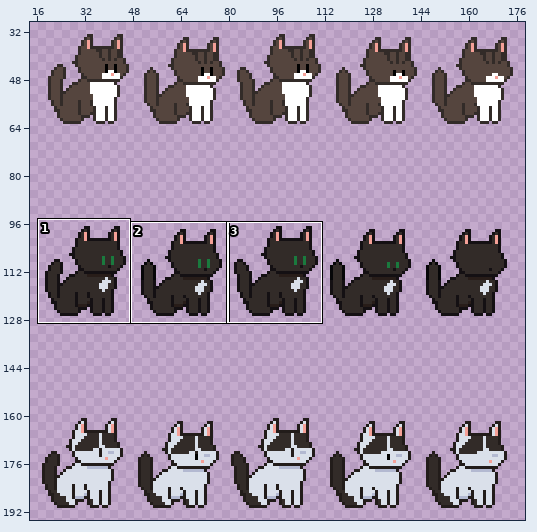
File history of a sprite sheet, Assets/Cats/SpriteSheet.png. The picture above shows the old version from afar; the outline marks the close-up.
Close-up. The starting point:
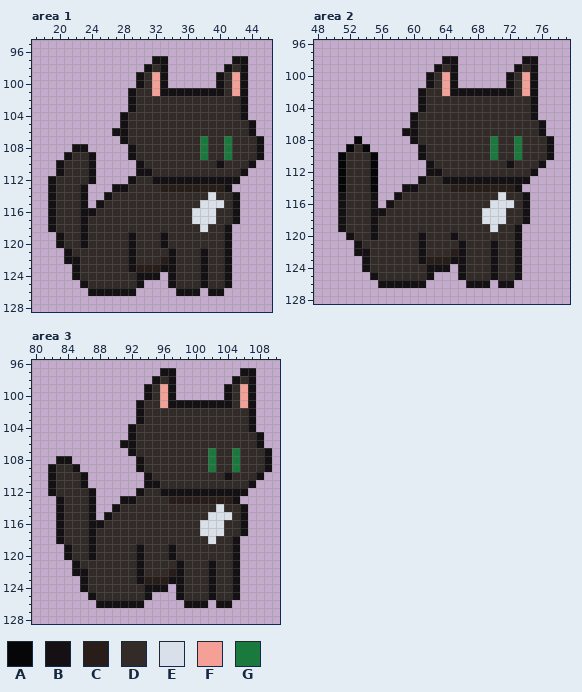
The file is 320x320 pixels. Shown: area 1: x 17..46, y 95..128; area 2: x 48..79, y 96..128; area 3: x 80..110, y 96..128. The wide view leaves out empty margins. The commit also changed other parts of the picture, which this record leaves out.
Palette (. is transparent): A #060608  B #141013  C #281d19  D #322b28  E #dae0ea  F #f5a097  G #1a7a3e
Pixels before, area 1, first column x 19:
 97 .............BB........BB..
 98 ............BDB.......BDB..
 99 ...........BDFB......BDFB..
100 ...........BDFB......BDFB..
101 ..........BDDFBBBBBBBBDFB..
102 ..........BDDDDDDDDDDDDDB..
103 ..........BDDDDDDDDDDDDDB..
104 .........BDDDDDDDDDDDDDDB..
105 .........BDDDDDDDDDDDDDDDB.
106 ........BBDDDDDDDDDDDDDDDB.
107 .........BDDDDDDDDDGDDGDDDB
108 ...BB.....BDDDDDDDDGDDGDDDB
109 ..BDDB....BDDDDDDDDGDDGDDDB
110 .BDDDB.....BDDDDDDDDDBDDDB.
111 .BDDDB.....BBDDDDDDDDDDDB..
112 BDDDDB....BDDBBBBBBBBBBB...
113 BDDDB...BBDDDDCCCCCCCCB....
114 BDDDB..BDDDDDDDDDDDDEDDB...
115 BDDDB.BDDDDDDDDDDDDEEEDB...
116 BDDDBBDDDDDDDDDDDDEEEDDB...
117 BDDDBDDDDDDDDDDDDDEEEDDB...
118 BDDDBDDDDDDDDDDDDDDEDDB....
119 .BDDBDDDDDBDDDBDDDDDDDB....
120 .BDDBDDDDDBDDDBDDDDDDDB....
121 ..BDDDDDDDBDDDDBDDDBDDB....
122 ..BBDDDDDDBDDDCBDDDBDDB....
123 ...BDDDDDDBCCCBBDDDBDDB....
124 ...BDDDDDDDBBB.BDDDBDDB....
125 ....BDDDDDDB...BDDDBDDB....
126 .....BBBBBB.....BBB.BB.....
Pixels before, area 2, first column x 51:
 98 .............BB........BB..
 99 ............BDB.......BDB..
100 ...........BDFB......BDFB..
101 ...........BDFB......BDFB..
102 ..........BDDFBBBBBBBBDFB..
103 ..........BDDDDDDDDDDDDDB..
104 ..........BDDDDDDDDDDDDDB..
105 .........BDDDDDDDDDDDDDDB..
106 .........BDDDDDDDDDDDDDDDB.
107 ........BBDDDDDDDDDDDDDDDB.
108 ..A......BDDDDDDDDDGDDGDDDB
109 .ADA......BDDDDDDDDGDDGDDDB
110 ADDDA.....BDDDDDDDDGDDGDDDB
111 ADDDA......BDDDDDDDDDBDDDB.
112 ADDDA......BBDDDDDDDDDDDB..
113 ADDDA.....BDDBBBBBBBBBBB...
114 ADDDA...BBDDDDCCCCCCCCB....
115 BDDDB..BDDDDDDDDDDDDEDDB...
116 BDDDB.BDDDDDDDDDDDDEEEDB...
117 BDDDBBDDDDDDDDDDDDEEEDDB...
118 BDDDBDDDDDDDDDDDDDEEEDDB...
119 BDDDBDDDDDDDDDDDDDDEDDB....
120 .BDDBDDDDDBDDDBDDDDDDDB....
121 ..BDDDDDDDBDDDDBDDDBDDB....
122 ..BBDDDDDDBDDDCBDDDBDDB....
123 ...BDDDDDDBCCCBBDDDBDDB....
124 ...BDDDDDDDBBB.BDDDBDDB....
125 ....BDDDDDDB...BDDDBDDB....
126 .....BBBBBB.....BBB.BB.....
Pixels before, area 3, first column x 82:
 97 ..............BB........BB..
 98 .............BDB.......BDB..
 99 ............BDFB......BDFB..
100 ............BDFB......BDFB..
101 ...........BDDFBBBBBBBBDFB..
102 ...........BDDDDDDDDDDDDDB..
103 ...........BDDDDDDDDDDDDDB..
104 ..........BDDDDDDDDDDDDDDB..
105 ..........BDDDDDDDDDDDDDDDB.
106 .........BBDDDDDDDDDDDDDDDB.
107 ..........BDDDDDDDDDGDDGDDDB
108 .BB........BDDDDDDDDGDDGDDDB
109 BDDB.......BDDDDDDDDGDDGDDDB
110 BDDDB.......BDDDDDDDDDBDDDB.
111 BDDDB.......BBDDDDDDDDDDDB..
112 BDDDDB.....BDDBBBBBBBBBBB...
113 .BDDDB...BBDDDDCCCCCCCCB....
114 .BDDDB..BDDDDDDDDDDDDEDDB...
115 .BDDDB.BDDDDDDDDDDDDEEEDB...
116 .BDDDBBDDDDDDDDDDDDEEEDDB...
117 .BDDDBDDDDDDDDDDDDDEEEDDB...
118 .BDDDBDDDDDDDDDDDDDDEDDB....
119 ..BDDBDDDDDBDDDBDDDDDDDB....
120 ..BDDBDDDDDBDDDBDDDDDDDB....
121 ...BDDDDDDDBDDDDBDDDBDDB....
122 ...BBDDDDDDBDDDCBDDDBDDB....
123 ....BDDDDDDBCCCBBDDDBDDB....
124 ....BDDDDDDDBBB.BDDDBDDB....
125 .....BDDDDDDB...BDDDBDDB....
126 ......BBBBBB.....BBB.BB.....
And afterwards:
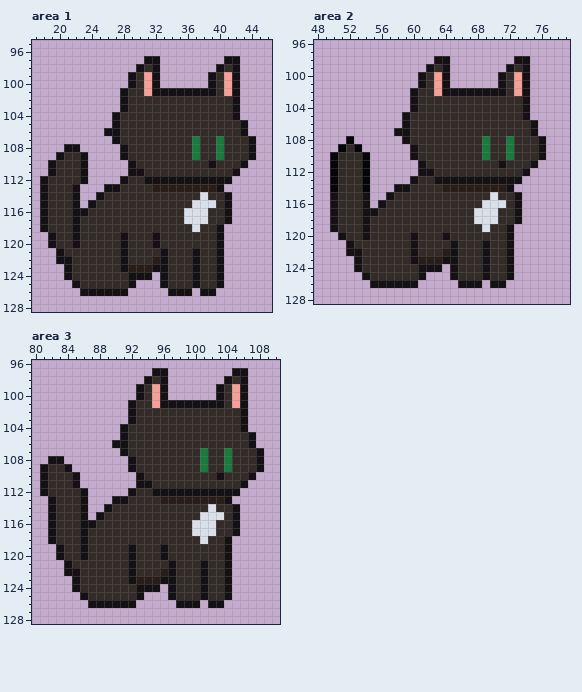
What changed:
Changed rows in their new state; - is an unchanged pixel.
Area 1:
first column x 18:
 97 -------------B-.-------B-.--
 98 ------------BDB.------BDB.--
 99 -----------BDFB.-----BDFB.--
100 -----------BDFB.-----BDFB.--
101 ----------BD-FB-------DFB.--
102 ----------BD------------B.--
103 ----------BD------------B.--
104 ---------BD-------------B.--
105 ---------BD--------------B.-
106 --------B-D--------------B.-
107 ---------BD--------GD-GD--B.
108 ---B-.----BD-------GD-GD--B.
109 --BD-B.---BD-------GD-GD--B.
110 -BD--B.----BD--------BD--B.-
111 -BD--B.----B-D----------B.--
112 BD---B.---BD-B----------.---
113 BD--B.--B-D---C-------B.----
114 BD--B.-BD-----------ED-B.---
115 BD--B.BD-----------E--DB.---
116 BD--B-D-----------E--D-B.---
117 BD--BD------------E--D-B.---
118 BD--BD-------------ED-B.----
119 -BD-BD----BD--BD------B.----
120 -BD-BD----BD--BD------B.----
121 --BD------BD---BD--BD-B.----
122 --B-D-----BD--CBD--BD-B.----
123 ---BD-----BC--B-D--BD-B.----
124 ---BD------B--.BD--BD-B.----
125 ----BD-----B.--BD--BD-B.----
126 -----B-----.----B--.B-.-----
Area 2:
first column x 50:
 98 -------------B-.-------B-.--
 99 ------------BDB.------BDB.--
100 -----------BDFB.-----BDFB.--
101 -----------BDFB.-----BDFB.--
102 ----------BD-FB-------DFB.--
103 ----------BD------------B.--
104 ----------BD------------B.--
105 ---------BD-------------B.--
106 ---------BD--------------B.-
107 --------B-D--------------B.-
108 --A.-----BD--------GD-GD--B.
109 -ADA.-----BD-------GD-GD--B.
110 AD--A.----BD-------GD-GD--B.
111 AD--A.-----BD--------BD--B.-
112 AD--A.-----B-D----------B.--
113 AD--A.----BD-B----------.---
114 AD--A.--B-D---C-------B.----
115 BD--B.-BD-----------ED-B.---
116 BD--B.BD-----------E--DB.---
117 BD--B-D-----------E--D-B.---
118 BD--BD------------E--D-B.---
119 BD--BD-------------ED-B.----
120 -BD-BD----BD--BD------B.----
121 --BD------BD---BD--BD-B.----
122 --B-D-----BD--CBD--BD-B.----
123 ---BD-----BC--B-D--BD-B.----
124 ---BD------B--.BD--BD-B.----
125 ----BD-----B.--BD--BD-B.----
126 -----B-----.----B--.B-.-----
Area 3:
first column x 81:
 97 --------------B-.-------B-.--
 98 -------------BDB.------BDB.--
 99 ------------BDFB.-----BDFB.--
100 ------------BDFB.-----BDFB.--
101 -----------BD-FB-------DFB.--
102 -----------BD------------B.--
103 -----------BD------------B.--
104 ----------BD-------------B.--
105 ----------BD--------------B.-
106 ---------B-D--------------B.-
107 ----------BD--------GD-GD--B.
108 -B-.-------BD-------GD-GD--B.
109 BD-B.------BD-------GD-GD--B.
110 BD--B.------BD--------BD--B.-
111 BD--B.------B-D----------B.--
112 BD---B.----BD-B----------.---
113 -BD--B.--B-D---C-------B.----
114 -BD--B.-BD-----------ED-B.---
115 -BD--B.BD-----------E--DB.---
116 -BD--B-D-----------E--D-B.---
117 -BD--BD------------E--D-B.---
118 -BD--BD-------------ED-B.----
119 --BD-BD----BD--BD------B.----
120 --BD-BD----BD--BD------B.----
121 ---BD------BD---BD--BD-B.----
122 ---B-D-----BD--CBD--BD-B.----
123 ----BD-----BC--B-D--BD-B.----
124 ----BD------B--.BD--BD-B.----
125 -----BD-----B.--BD--BD-B.----
126 ------B-----.----B--.B-.-----
